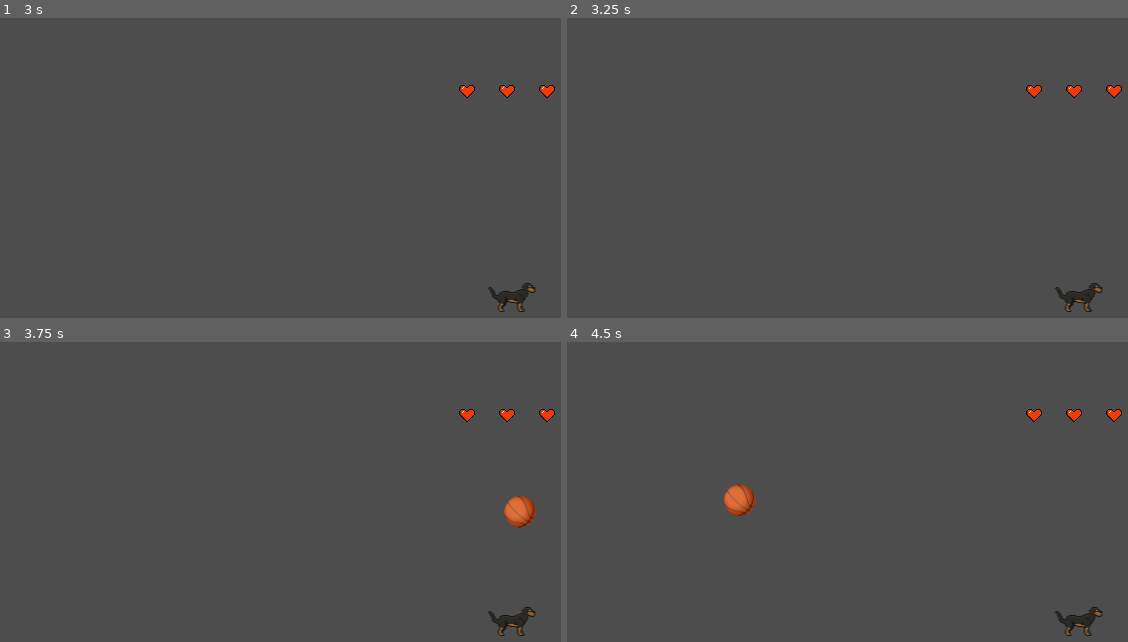
Above: before the commit, frames 1-4 (two rows, left to right).
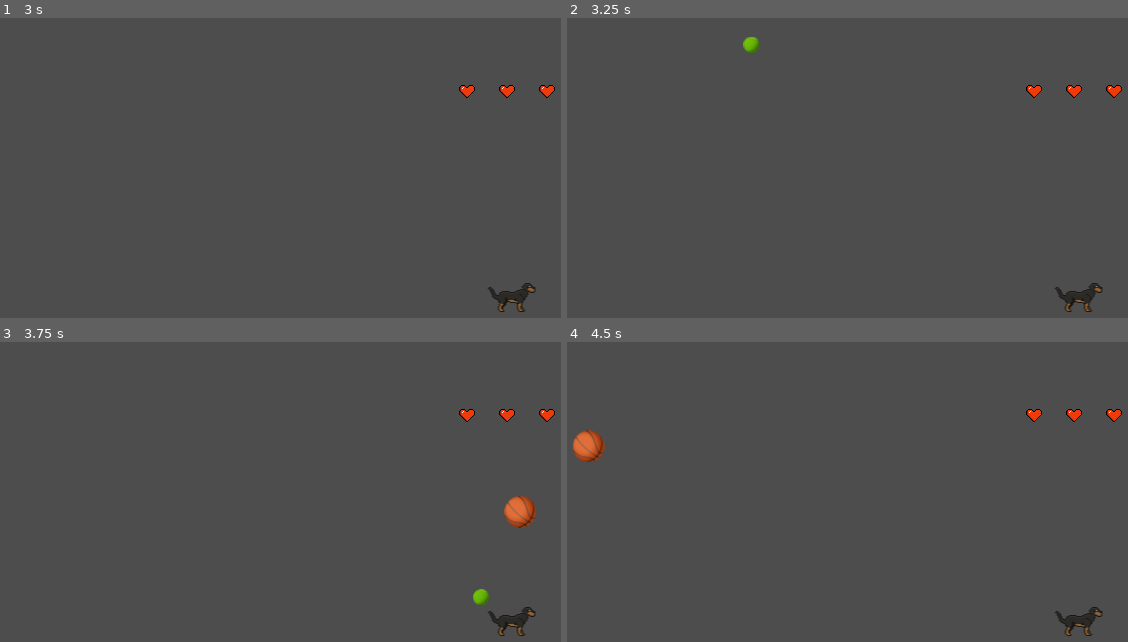
Above: after the commit, the same moments.

Repository: magickbot/putudodge
Game: Godot game, scene res://scenes/Main.tscn
Same seed, same stepped clock (60 frames per second), same inputs: the game is played once before the commit and once after it.
Inputs (mouse positions are in pixels of both pictures, inside the frame that each line leads up to):
- Up to frame 1 (3 s): tap Enter (ui_accept) at 0.5, 0.77, 1.25, 2, 2.75 s; move the mouse to (504, 192) at 0.52 s; click (504, 192) at 0.67 s; drag from (168, 240) to (291, 306) at 1.27 s; move the mouse to (409, 117) at 2.02 s; click (409, 117) at 2.17 s; drag from (291, 306) to (89, 150) at 2.77 s
- Up to frame 2 (3.25 s): no input
- Up to frame 3 (3.75 s): move the mouse to (outside the picture) at 3.52 s; click (outside the picture) at 3.67 s
- Up to frame 4 (4.5 s): tap Enter (ui_accept) at 3.77 s; drag from (656, 474) to (780, 426) at 4.27 s

Frame 1 is identical in both runs. In frame 2, 0.1% of the frame differs, in the area x 31-35%, y 6-12%; in frame 3, 0.1%; in frame 4, 1.0%, in the area x 1-34%, y 29-58%.

Commit message:
added tennis ball projectile

Diff:
--- a/scenes/Main.tscn
+++ b/scenes/Main.tscn
@@ -1,9 +1,10 @@
-[gd_scene load_steps=5 format=3 uid="uid://c7aer2gm3ia2k"]
+[gd_scene load_steps=6 format=3 uid="uid://c7aer2gm3ia2k"]
 
 [ext_resource type="PackedScene" uid="uid://ytm16td4s2ss" path="res://scenes/spawner.tscn" id="1_rarhs"]
 [ext_resource type="Texture2D" uid="uid://dq84vfhmuqjf7" path="res://assets/Pixel Heart Sprite Sheet 16x16.png" id="2_0bbpv"]
 [ext_resource type="PackedScene" uid="uid://bkcgh8avstrjh" path="res://scenes/player.tscn" id="2_rarhs"]
 [ext_resource type="PackedScene" uid="uid://cy5241v818q86" path="res://scenes/joystick.tscn" id="3_vcsgt"]
+[ext_resource type="PackedScene" uid="uid://ddhuc1vj0bkkk" path="res://scenes/tennis_ball.tscn" id="5_vcsgt"]
 
 [node name="Main" type="Node2D"]
 
@@ -45,3 +46,7 @@
 position = Vector2(581, 306)
 
 [node name="spawner" parent="." instance=ExtResource("1_rarhs")]
+
+[node name="tennis_spawner" parent="." instance=ExtResource("1_rarhs")]
+position = Vector2(111, 434)
+projectile_scene = ExtResource("5_vcsgt")
--- a/scenes/projectile.gd
+++ b/scenes/projectile.gd
@@ -1,10 +1,15 @@
 # UPDATED PROJECTILE
 extends Area2D
+class_name Projectile
 
 var min_speed := 400.0
 var max_speed := 600.0
 var speed := 500.0
 var direction := Vector2.ZERO
+var projectile_type := "basic"
+
+@onready var sprite: Sprite2D = $Sprite2D
+@onready var collision_shape: CollisionShape2D = $CollisionShape2D
 
 func _ready():
 	# Set a random speed
@@ -16,6 +21,11 @@
 	# Add projectile to "projectiles" group for easy access
 	add_to_group("projectiles")
 
+	setup_projectile()
+
+func setup_projectile():
+	pass
+
 # New method to set custom speed range from spawner
 func set_speed_range(new_min_speed: float, new_max_speed: float):
 	min_speed = new_min_speed
@@ -25,8 +35,11 @@
 func set_direction_to_target(target_pos: Vector2):
 	direction = (target_pos - global_position).normalized()
 
+func update_movement(delta: float):
+	position += direction * speed * delta
+
 func _physics_process(delta):
-	position += direction * speed * delta
+	update_movement(delta)
 
 func _on_body_entered(body):
 	# Check if the body is the player
--- /dev/null
+++ b/scenes/tennis_ball.gd
@@ -0,0 +1,15 @@
+extends Projectile
+
+func setup_projectile():
+	projectile_type = "tennis_ball"
+	# Tennis balls are fast
+	min_speed = max(min_speed * 1.3, 500.0)
+	max_speed = max(max_speed * 1.3, 800.0)
+	speed = randf_range(min_speed, max_speed)
+
+	# Set yellow-green color for tennis ball
+	if sprite:
+		sprite.modulate = Color.YELLOW_GREEN
+
+func update_movement(delta: float):
+	position += direction * speed * delta
--- /dev/null
+++ b/scenes/tennis_ball.tscn
@@ -0,0 +1,16 @@
+[gd_scene load_steps=4 format=3 uid="uid://ddhuc1vj0bkkk"]
+
+[ext_resource type="Script" uid="uid://3psnddlhovmg" path="res://scenes/tennis_ball.gd" id="1_yv6bk"]
+[ext_resource type="Texture2D" uid="uid://bnonuco81qilk" path="res://assets/tennis_ball.png" id="2_056kc"]
+
+[sub_resource type="CircleShape2D" id="CircleShape2D_w1a78"]
+
+[node name="Area2D" type="Area2D"]
+script = ExtResource("1_yv6bk")
+
+[node name="Sprite2D" type="Sprite2D" parent="."]
+texture = ExtResource("2_056kc")
+
+[node name="CollisionShape2D" type="CollisionShape2D" parent="."]
+scale = Vector2(0.75, 0.75)
+shape = SubResource("CircleShape2D_w1a78")
Binary file added: assets/tennis_ball.png
Not shown, added: assets/tennis_ball.png.import
Not shown, added: scenes/tennis_ball.gd.uid
